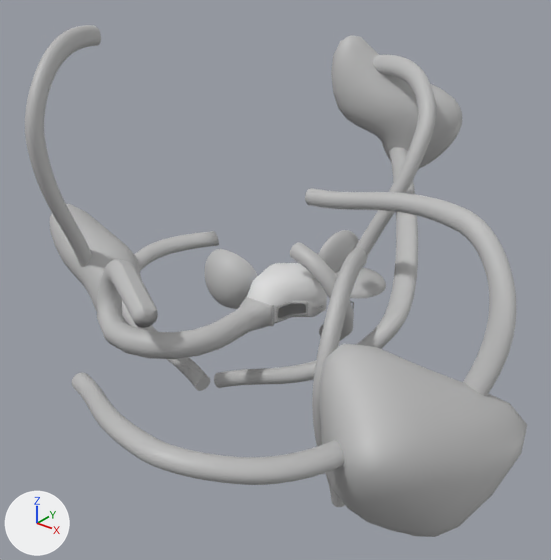
A saved change to the FBX model UnityGame/Brainz/Assets/Maya Imports/LvL1_Assets/EntranceNew.fbx.
Before and after are seen from a camera (50 mm lens) standing at (0.91, -1.193, 0.72) and looking at (0.088, -0.166, 0.083). Arrows for +X, +Y and +Z are at lower left; the lights stay in place. Where no turn or scale is listed for an object, it has been applied to the vertices.

The first picture shows 'Entrance', 'Nerv1', 'Nerv2', 'Nerv3', 'Nerv4', 'Nerv5', 'Nerv6', 'Nerv7', 'Nerv8', 'Roof', 'Roofleft', 'Welt1', 'Welt2', 'Welt3', 'pSphere1', 'polySurface1'.
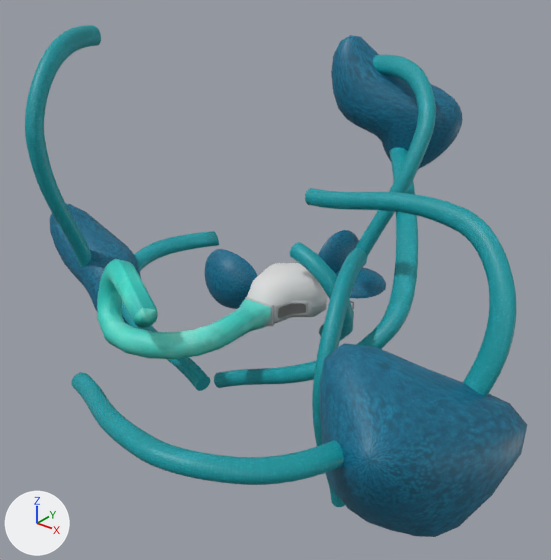
Where the change shows, as pixel boxes [x1, y1, x2, y2] in the pictures (551 x 560 px):
'Welt2', recoloured (grey to blue): [319, 343, 527, 537] in both
'Nerv7', recoloured (grey to cyan): [305, 188, 516, 396] in both
'Welt3', recoloured (grey to blue): [331, 35, 463, 169] in both
'Nerv6', recoloured (grey to cyan): [72, 372, 344, 485] in both
'Entrance', recoloured (grey to cyan): [97, 259, 271, 359] in both
'Nerv3', recoloured (grey to cyan): [214, 147, 418, 388] in both
'Nerv5', recoloured (grey to cyan): [25, 25, 101, 267] in both
'Nerv8', recoloured (grey to cyan): [355, 55, 436, 257] in both
'Welt1', recoloured (grey to blue): [50, 204, 141, 324] in both
'Nerv2', recoloured (grey to cyan): [312, 248, 367, 507] in both
'Nerv4', recoloured (grey to cyan): [122, 231, 219, 391] in both
'pSphere1', recoloured (grey to blue): [205, 249, 258, 309] in both
'Nerv1', recoloured (grey to cyan): [290, 242, 354, 341] in both
'Roofleft', recoloured (grey to blue): [318, 230, 359, 273] in both
'Roof', recoloured (grey to blue): [335, 268, 386, 299] in both

The change, as a list of edits to the scene's bpy script:
```text
Change me_mesh_001:
    where me_mesh_001.from_pydata(...)  # 329 vertices, 344 faces; spans x -0.159..0.099, y -0.459..-0.193, z 0.001..0.156
    remove me_mesh_001.materials.append(mat_lambert9)  # grey #bcbcbc
    add me_mesh_001.materials.append(mat_texture_eingang_rohr)  # picture img_eingang_rohr_jpg
Change me_mesh_015:
    where me_mesh_015.from_pydata(...)  # 201 vertices, 200 faces; spans x -0.0636..0.0636, y -0.0636..0.0636, z 0.0..0.0275
    remove me_mesh_015.materials.append(mat_lambert1)  # grey #bcbcbc
    add me_mesh_015.materials.append(mat_grossezelle_texture)  # picture img_grosse_zelle_texture_jpg
Change me_mesh_006:
    where me_mesh_006.from_pydata(...)  # 842 vertices, 860 faces; spans x -0.104..0.01, y -0.023..0.225, z -0.307..0.17
    remove me_mesh_006.materials.append(mat_lambert1)  # grey #bcbcbc
    add me_mesh_006.materials.append(mat_rohr_texture)  # picture img_uv_rohr_außen_jpg
Change me_mesh_009:
    where me_mesh_009.from_pydata(...)  # 211 vertices, 200 faces; spans x -0.0798..0.0688, y -0.0475..0.0244, z -0.0625..0.0625
    remove me_mesh_009.materials.append(mat_lambert1)  # grey #bcbcbc
    add me_mesh_009.materials.append(mat_grossezelle_texture)  # picture img_grosse_zelle_texture_jpg
Change me_mesh_012:
    where me_mesh_012.from_pydata(...)  # 382 vertices, 400 faces; spans x -0.12..0.144, y -0.157..0.157, z -0.12..0.156
    remove me_mesh_012.materials.append(mat_lambert1)  # grey #bcbcbc
    add me_mesh_012.materials.append(mat_grossezelle_texture)  # picture img_grosse_zelle_texture_jpg
Change me_mesh_018:
    where me_mesh_018.from_pydata(...)  # 842 vertices, 860 faces; spans x -0.246..0.019, y -0.155..0.135, z -0.283..0.117
    remove me_mesh_018.materials.append(mat_lambert1)  # grey #bcbcbc
    add me_mesh_018.materials.append(mat_rohr_texture)  # picture img_uv_rohr_außen_jpg
Change me_mesh_008:
    where me_mesh_008.from_pydata(...)  # 842 vertices, 860 faces; spans x -0.08..0.306, y -0.095..0.286, z -0.077..0.05
    remove me_mesh_008.materials.append(mat_lambert1)  # grey #bcbcbc
    add me_mesh_008.materials.append(mat_rohr_texture)  # picture img_uv_rohr_außen_jpg
Change me_mesh_003:
    where me_mesh_003.from_pydata(...)  # 162 vertices, 180 faces; spans x -0.116..0.019, y -0.028..0.071, z -0.123..0.101
    remove me_mesh_003.materials.append(mat_lambert1)  # grey #bcbcbc
    add me_mesh_003.materials.append(mat_rohr_texture)  # picture img_uv_rohr_außen_jpg
Change me_mesh_016:
    where me_mesh_016.from_pydata(...)  # 160 vertices, 152 faces; spans x -0.0117..0.0295, y -0.0621..0.0621, z -0.0303..0.0628
    remove me_mesh_016.materials.append(mat_lambert1)  # grey #bcbcbc
    add me_mesh_016.materials.append(mat_grossezelle_texture)  # picture img_grosse_zelle_texture_jpg
Change me_mesh_013:
    where me_mesh_013.from_pydata(...)  # 842 vertices, 860 faces; spans x -0.298..0.184, y -0.019..0.229, z -0.078..0.025
    remove me_mesh_013.materials.append(mat_lambert1)  # grey #bcbcbc
    add me_mesh_013.materials.append(mat_rohr_texture)  # picture img_uv_rohr_außen_jpg
Change me_mesh_019:
    where me_mesh_019.from_pydata(...)  # 382 vertices, 400 faces; spans x -0.127..0.151, y -0.115..0.067, z -0.103..0.186
    remove me_mesh_019.materials.append(mat_lambert1)  # grey #bcbcbc
    add me_mesh_019.materials.append(mat_grossezelle_texture)  # picture img_grosse_zelle_texture_jpg
Change me_mesh_014:
    where me_mesh_014.from_pydata(...)  # 842 vertices, 860 faces; spans x -0.316..0.128, y -0.135..0.047, z -0.245..0.02
    remove me_mesh_014.materials.append(mat_lambert1)  # grey #bcbcbc
    add me_mesh_014.materials.append(mat_rohr_texture)  # picture img_uv_rohr_außen_jpg
Change me_mesh_005:
    where me_mesh_005.from_pydata(...)  # 842 vertices, 860 faces; spans x -0.29..0.062, y -0.061..0.494, z -0.15..0.261
    remove me_mesh_005.materials.append(mat_lambert1)  # grey #bcbcbc
    add me_mesh_005.materials.append(mat_rohr_texture)  # picture img_uv_rohr_außen_jpg
Change me_mesh_010:
    where me_mesh_010.from_pydata(...)  # 382 vertices, 400 faces; spans x -0.198..0.078, y -0.062..0.093, z -0.085..0.142
    remove me_mesh_010.materials.append(mat_lambert1)  # grey #bcbcbc
    add me_mesh_010.materials.append(mat_grossezelle_texture)  # picture img_grosse_zelle_texture_jpg
Change me_mesh_011:
    where me_mesh_011.from_pydata(...)  # 842 vertices, 860 faces; spans x -0.104..0.01, y -0.023..0.225, z -0.307..0.17
    remove me_mesh_011.materials.append(mat_lambert1)  # grey #bcbcbc
    add me_mesh_011.materials.append(mat_rohr_texture)  # picture img_uv_rohr_außen_jpg
```
